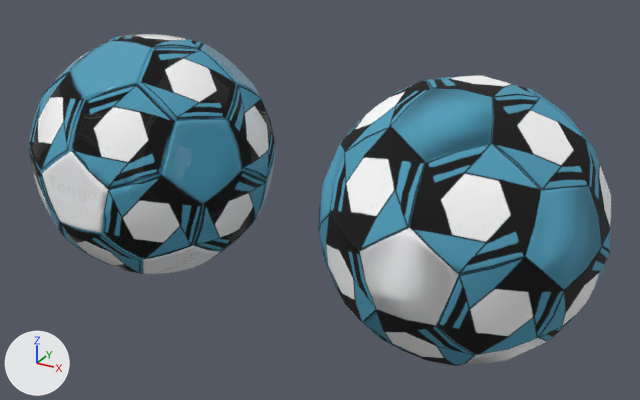
An edit to the glTF model assets/models/corea-del-sur.glb, drawn before and after from the same camera.
The view is the same before and after, from a 50 mm lens placed at (38.6, -66.1, 22.2), pointed at (13.1, -19.7, -1.0). Arrows for +X, +Y and +Z are at lower left; the lights stay in place. The picture after the commit comes second. Where no turn or scale is listed for an object, it has been applied to the vertices.

Objects in the first picture: 'TANGO78HIGH_Material__152_0', 'TANGO78_LOW_Material__152_0'.
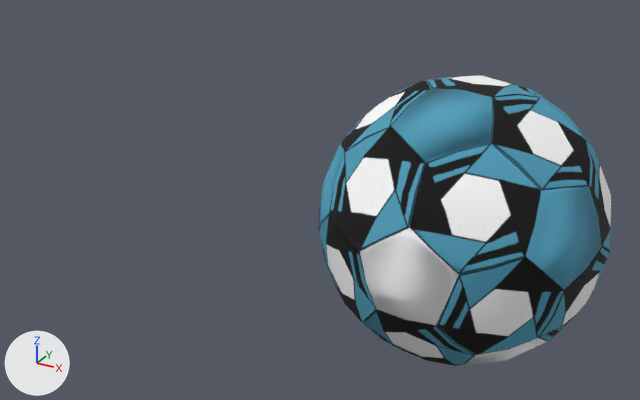
Scene script edits in JSON lines:
```json
{"op": "remove", "block": "ob_tango78high_material__152_0", "code": ["ob_tango78high_material__152_0 = bpy.data.objects.new('TANGO78HIGH_Material__152_0', me_tango78high_material__152_0)", "ob_tango78high_material__152_0.location = (0.0, 0.0, 0.0)"]}
```

Pixel boxes [x1, y1, x2, y2] of what changed, in the pictures (640 x 400 px):
```json
{"object": "TANGO78HIGH_Material__152_0", "change": "deleted", "before": [29, 34, 275, 274]}
```
